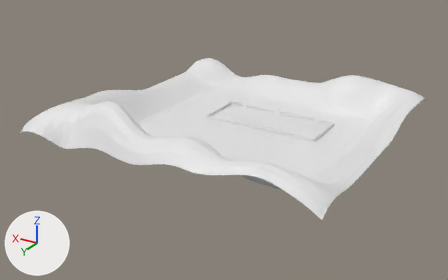
The OBJ model src/Resources/Models/woods.obj: old version first, new version second.
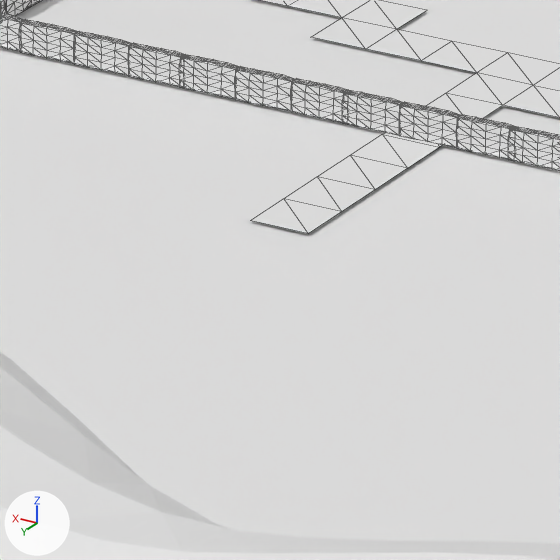
Old and new are each drawn whole from a camera (50 mm lens) standing at (-79.4, 167.6, 83.7) and looking at (21.9, -1.3, -0.8) and again close up on the part from 47% to 57% of the width and 41% to 58% of the height. The axes (+X, +Y, +Z) are drawn at lower left. The lights are the same throughout. The close-ups show mesh edges as thin lines. Where no turn or scale is listed for an object, it has been applied to the vertices.
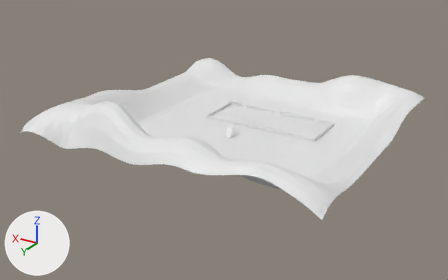
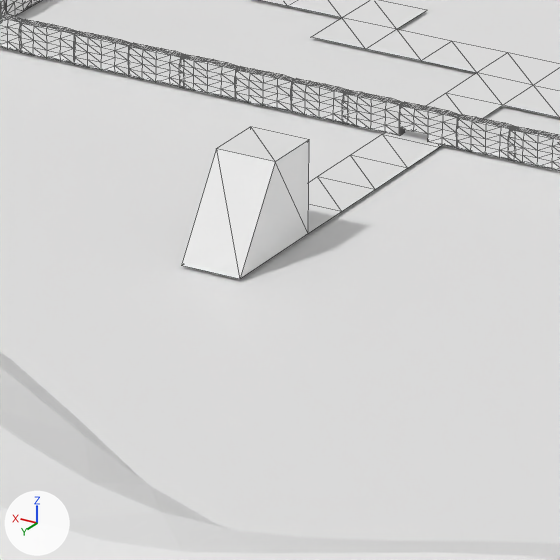
Boxes (x1, y1, x2, y2) around the edits, measured in the close-ups (560 x 560 px):
```json
{"object": "Plane.040", "change": "reshaped", "before": [250, 0, 560, 234], "after": [181, 0, 560, 279]}
{"part": 1, "of": "me_plane_014", "change": "cut back", "before": [399, 128, 428, 142]}
{"part": 2, "of": "me_plane_040", "change": "added", "after": [181, 127, 309, 279]}
```

The change, as JSON lines over the scene's bpy script:
```json
{"block": "me_plane_014", "where": "# used by ob_plane_014; location = (0.0, 0.0, 0.0)"}
{"op": "remove", "block": "me_plane_014", "code": "me_plane_014.from_pydata(...)  # 294 vertices, 576 faces; spans x 17.45..23.52, y -14.52..-14.14, z -0.01..1.03"}
{"op": "add", "block": "me_plane_014", "code": "me_plane_014.from_pydata(...)  # 289 vertices, 558 faces; spans x 17.45..23.52, y -14.52..-14.14, z -0.01..1.03"}
{"block": "me_plane_014", "change": "me_plane_014 part 1"}
{"block": "me_plane_014", "change": "5 vertices are removed from x 21.0, y -14.49..-14.16, z 0.0..0.01"}
{"block": "me_plane_014", "change": "24 faces are deleted"}
{"block": "me_plane_014", "change": "6 new faces join them"}
{"block": "me_plane_040", "where": "# used by ob_plane_040; location = (0.0, 0.0, 0.0)"}
{"op": "remove", "block": "me_plane_040", "code": "me_plane_040.from_pydata(...)  # 83 vertices, 84 faces; spans x 0.0..32.0, y -32.0..-6.0, z 0.0"}
{"op": "add", "block": "me_plane_040", "code": "me_plane_040.from_pydata(...)  # 89 vertices, 96 faces; spans x 0.0..32.0, y -32.0..-2.0, z 0.0..3.0"}
{"block": "me_plane_040", "change": "me_plane_040 part 2"}
{"block": "me_plane_040", "change": "6 vertices are added at (20.0, -6.0, 3.0), (20.0, -4.0, 3.0), (20.0, -2.0, 0.0), (22.0, -6.0, 3.0), (22.0, -4.0, 3.0), (22.0, -2.0, 0.0)"}
{"block": "me_plane_040", "change": "12 new faces join them"}
```
